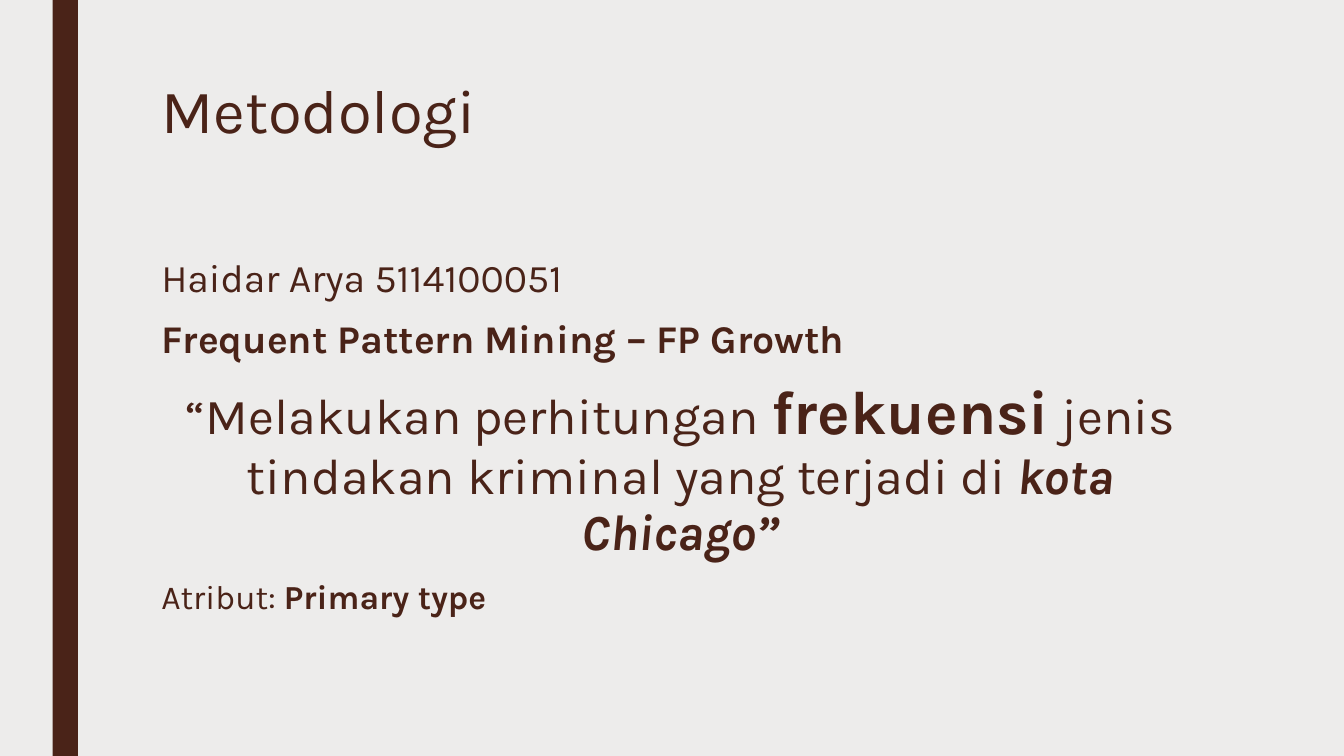
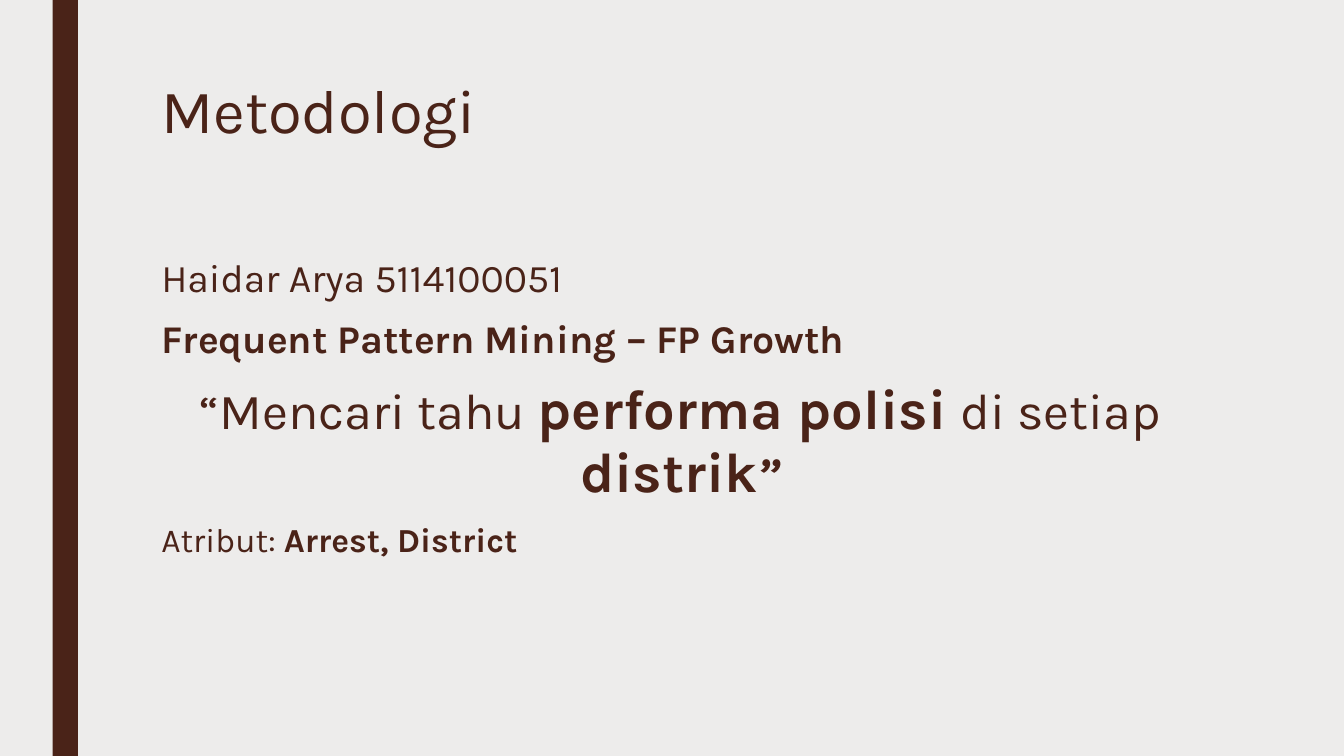
Before and after one commit to irfanhanif/big_data_tgs2, a slide deck: slide 6 of Final Project/crime_in_chicago.pptx. Drawn at 1344x756 pixels with LibreOffice and Linux fonts; fonts in the diff are those of the drawing. Boxes give left, top, right and bottom in pixels: in the first picture for what was removed or moved away, otherwise in the second. Text is boxed around its words. In the diff, an @@ line names an element or a change of style, - is before the commit and + after.

Commit message:
update terbaru ppt

```diff
--- a/Final Project/crime_in_chicago.pptx
+++ b/Final Project/crime_in_chicago.pptx
@@ text at bbox=[161, 389, 1160, 557]: text changed; size 36 to 24 pt; bold on @@
-“Melakukan perhitungan frekuensi jenis tindakan kriminal yang terjadi di kota Chicago”
-Atribut: Primary type
+“Mencari tahu performa polisi di setiap distrik”
+Atribut: Arrest, District
```
